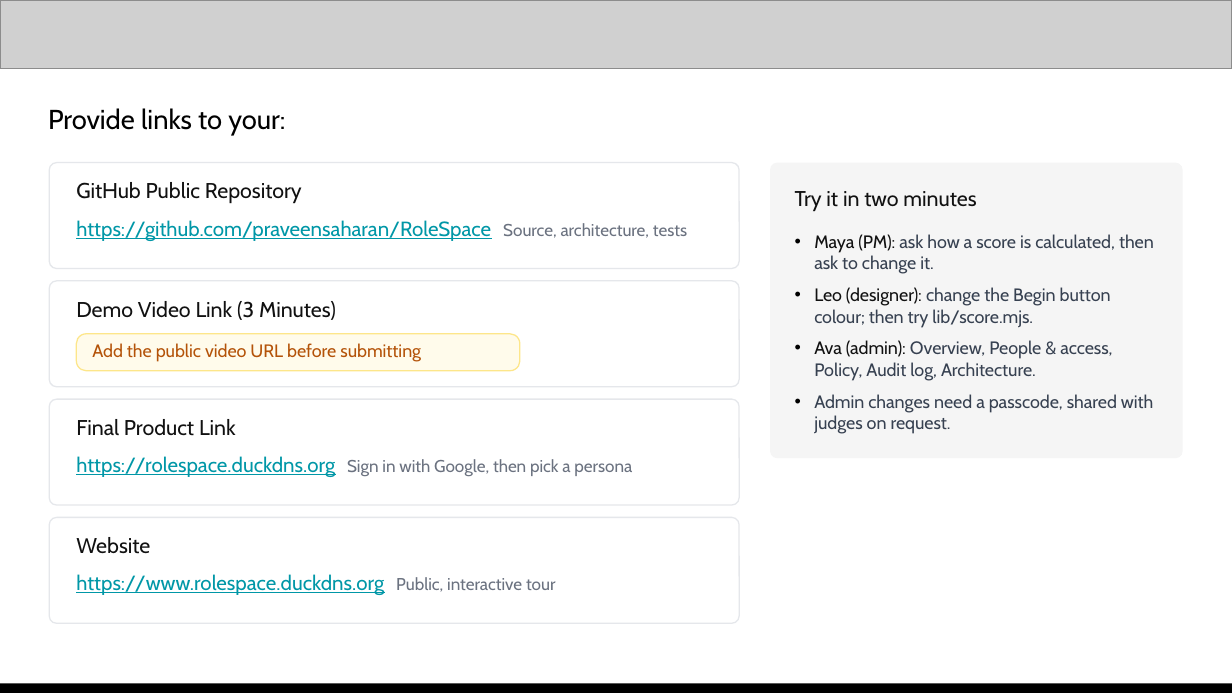
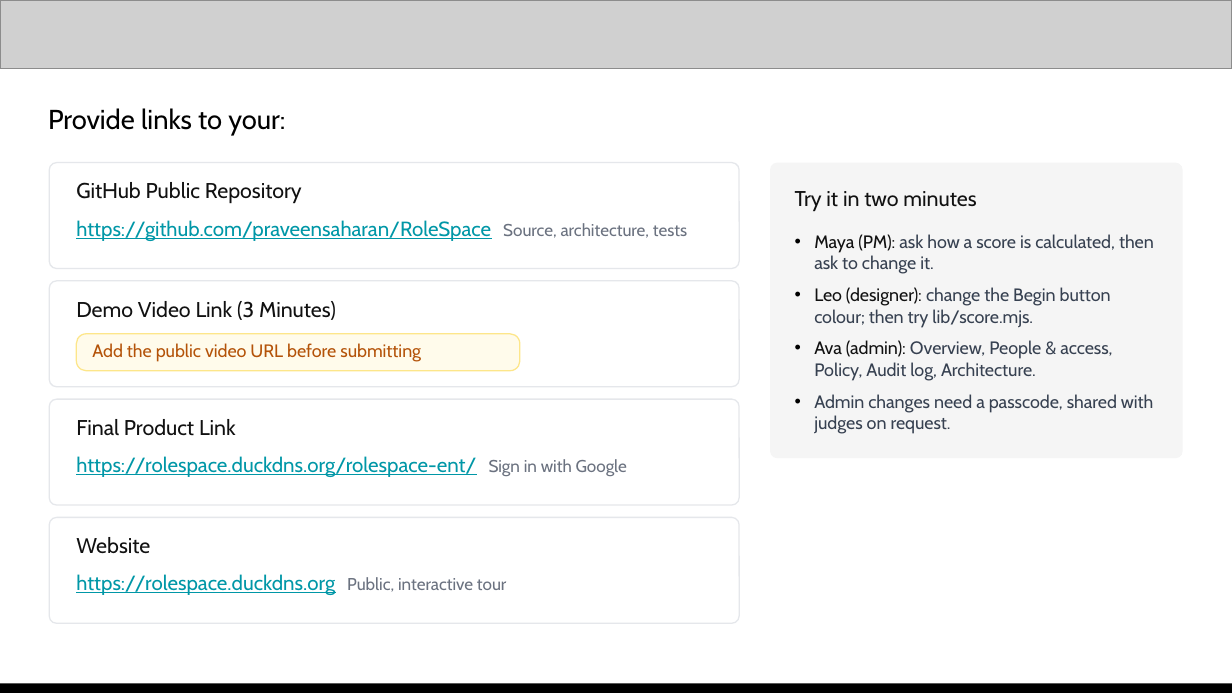
Before and after one commit to praveensaharan/RoleSpace, a slide deck: slide 20 of docs/deck/RoleSpace-AI-Builder-Cup-submission.pptx. Drawn at 1232x693 pixels with LibreOffice and Linux fonts; fonts in the diff are those of the drawing; grey boxes stand for pictures. Boxes give left, top, right and bottom in pixels: in the first picture for what was removed or moved away, otherwise in the second. Text is boxed around its words. In the diff, an @@ line names an element or a change of style, - is before the commit and + after.

```diff
--- a/docs/deck/RoleSpace-AI-Builder-Cup-submission.pptx
+++ b/docs/deck/RoleSpace-AI-Builder-Cup-submission.pptx
@@ text at (x1=76, y1=456, x2=627, y2=477): text changed; size 10 to 12 pt; text colour #6B7280 to #0097A7 @@
-https://rolespace.duckdns.org Sign in with Google, then pick a persona
+https://rolespace.duckdns.org/rolespace-ent/ Sign in with Google
@@ text at (x1=76, y1=574, x2=506, y2=595): text changed @@
-https://www.rolespace.duckdns.org Public, interactive tour
+https://rolespace.duckdns.org Public, interactive tour
```
Also in this commit, not shown: 10 other files.
